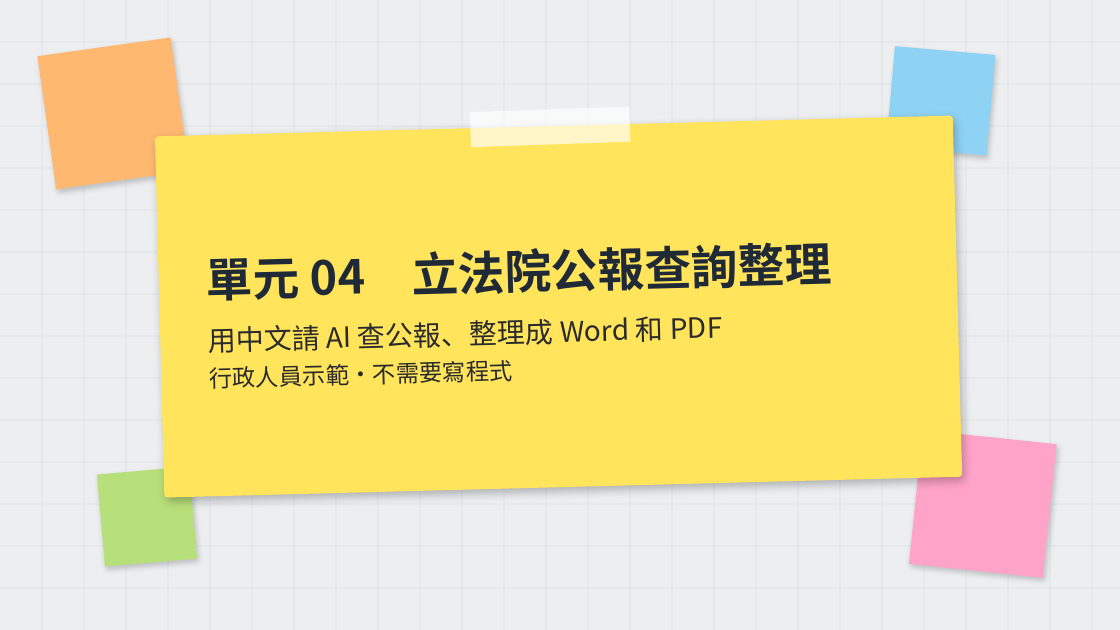
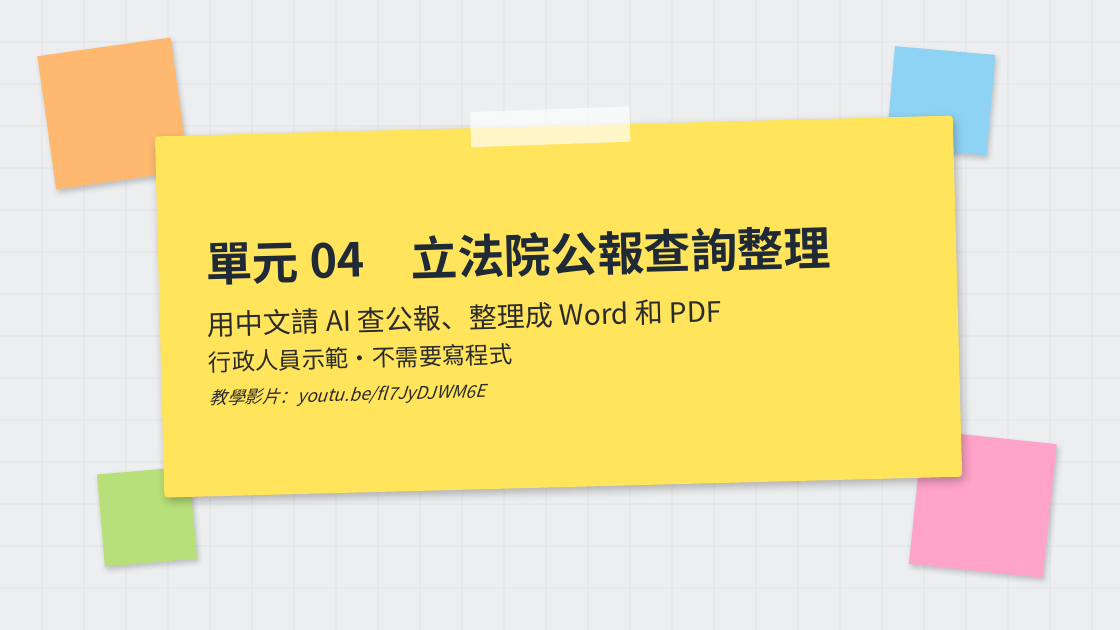
Before and after one commit to gemini960114/ai-workshop, a slide deck: slide 1 of PPTX/04-legislative-gazette.pptx. Drawn at 1120x630 pixels with LibreOffice and Linux fonts; fonts in the diff are those of the drawing. Boxes give left, top, right and bottom in pixels: in the first picture for what was removed or moved away, otherwise in the second. Text is boxed around its words. In the diff, an @@ line names an element or a change of style, - is before the commit and + after.

```diff
--- a/PPTX/04-legislative-gazette.pptx
+++ b/PPTX/04-legislative-gazette.pptx
@@ text in rounded rectangle at (x1=209, y1=343, x2=512, y2=373): more space between paragraphs @@
@@ text in rounded rectangle at (x1=210, y1=384, x2=486, y2=406): paragraph added @@
+教學影片：youtu.be/fl7JyDJWM6E
```
Also in this commit, not shown: 6 other files.
